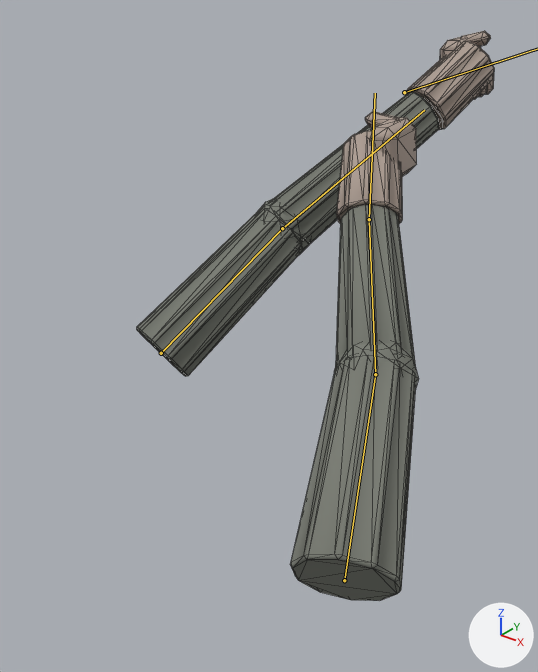
Two versions of the glTF model public/assets/models/fp_arms.glb, one commit apart.
Before and after are seen from a 50 mm lens placed at (0.536, -0.823, 0.16), pointed at (-0.082, -0.051, -0.319). The axes (+X, +Y, +Z) are drawn at lower right. The lights are the same throughout. The picture after the commit comes second. Both versions are drawn at frame 14 of the action 'melee'; the numbers are the values there. The bones that change, and the others that lie on the model, are drawn over the model as lines. Mesh edges are drawn as thin lines.

Names of what the first picture shows: 'fp_arms'.
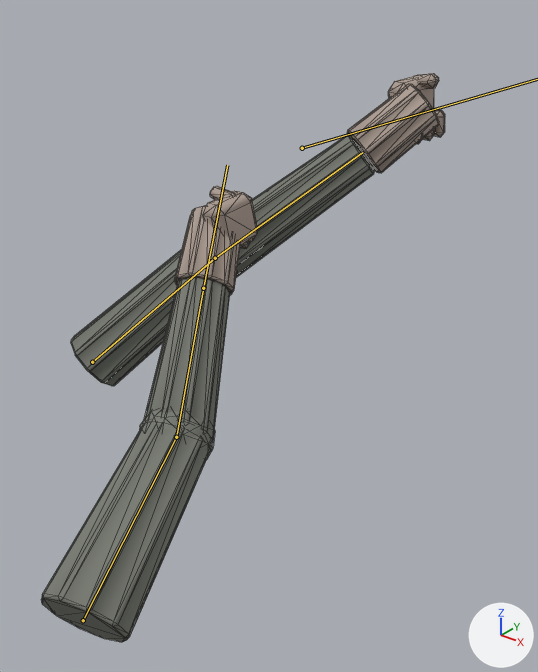
The edits, one by one:
Bone 'vm_root' (bone_vm_root) moves from (-0.01, 0.171, 0.007) to (-0.105, 0.055, -0.065).
Bone 'vm_root' (bone_vm_root) turns from (3, -3, -2) to (7, 0, -18) degrees about its own x, y and z.
Bone 'upperarm_r' (bone_upperarm_r) turns from (-5, 0, 2) to (-9, 0, 10) degrees about its own x, y and z.
Bone 'forearm_r' (bone_forearm_r) turns from (9, 0, 0) to (13, 0, 0) degrees about its own x, y and z.

Changed parts and their boxes [x1, y1, x2, y2] in the pictures (538 x 672 px):
'fp_arms', posed (13% wider): before [137, 31, 494, 601]; after [41, 73, 445, 642]
bone 'upperarm_r', root to tip: before (344, 580) to (375, 374); after (83, 620) to (176, 437)
bone 'forearm_r', root to tip: before (375, 374) to (369, 219); after (176, 437) to (203, 288)
